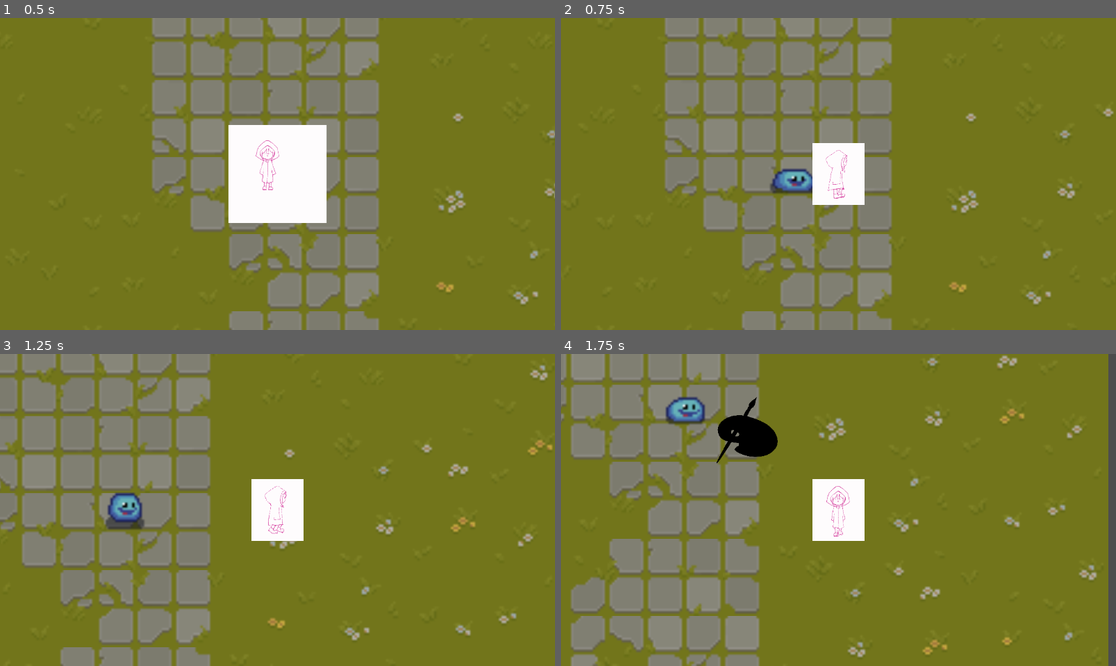
Above: before the commit, frames 1-4 (two rows, left to right).
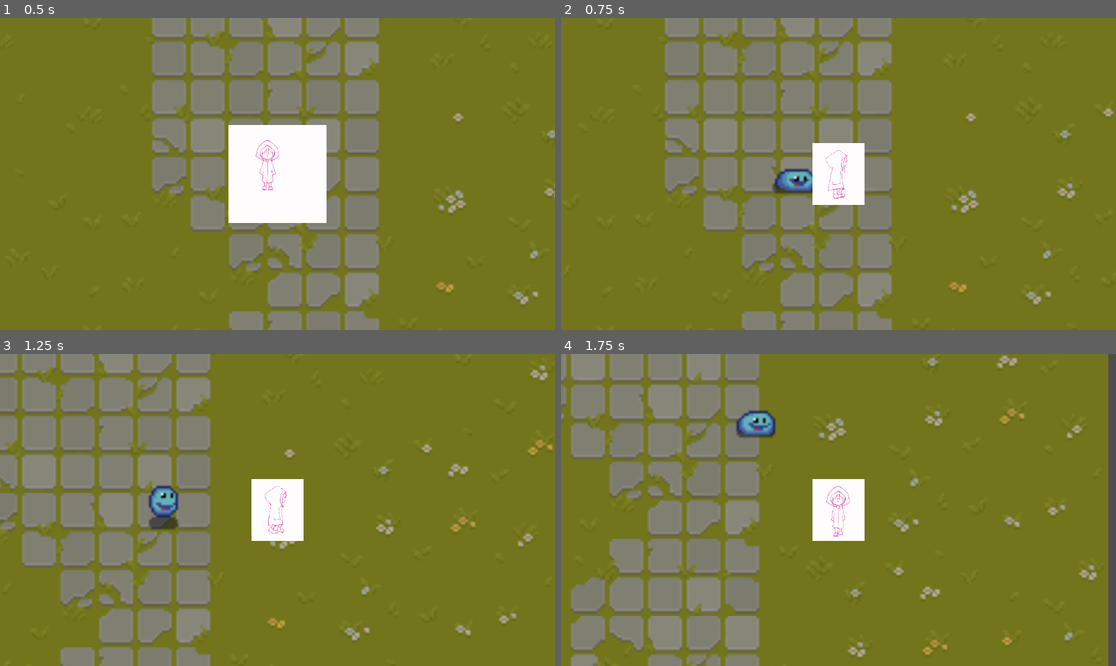
Above: after the commit, the same moments.

Repository: JMSVY-Super-Cool-Group-14/Dye-Chromatic
Game: Godot game, scene res://scenes/game.tscn
Same seed, same stepped clock (60 frames per second), same inputs: the game is played once before the commit and once after it.
Inputs (mouse positions are in pixels of both pictures, inside the frame that each line leads up to):
- Up to frame 1 (0.5 s): no input
- Up to frame 2 (0.75 s): move the mouse to (960, 158) at 0.52 s; hold D (move_right) from 0.53 s (still down); hold F (melee_attack) from 0.53 s (still down)
- Up to frame 3 (1.25 s): keep holding D (move_right); keep holding F (melee_attack)
- Up to frame 4 (1.75 s): move the mouse to (727, 525) at 1.27 s; release D (move_right) at 1.28 s; release F (melee_attack) at 1.28 s; hold S (move_down) from 1.28 s (still down); tap Space (ranged_attack) at 1.35 s

Frame 1 is identical in both runs. In frame 2, 0.2% of the frame differs, in the area x 37-46%, y 48-57%; in frame 3, 1.3%; in frame 4, 1.8%, in the area x 18-40%, y 13-35%.

Commit message:
Attacking state and health

Diff:
--- a/src/scenes/Slime.tscn
+++ b/src/scenes/Slime.tscn
@@ -1,9 +1,10 @@
-[gd_scene load_steps=31 format=3 uid="uid://cudnkh4q0wqm2"]
+[gd_scene load_steps=32 format=3 uid="uid://cudnkh4q0wqm2"]
 
 [ext_resource type="Script" path="res://scripts/Slime/Slime.gd" id="1_xq5uw"]
-[ext_resource type="Texture2D" uid="uid://d4fkbxkq1l7q8" path="res://assets/legacy/slime.png" id="2_ml24s"]
+[ext_resource type="Texture2D" uid="uid://do72n2a2cwvvc" path="res://assets/legacy/slime.png" id="2_ml24s"]
 [ext_resource type="Script" path="res://scenes/SlimeStateMachine.gd" id="3_jmprd"]
 [ext_resource type="Script" path="res://scripts/Slime/SlimeIdle.gd" id="4_oge4w"]
+[ext_resource type="Script" path="res://scenes/SlimeAttack.gd" id="5_gt5dj"]
 [ext_resource type="Script" path="res://scenes/SlimeChase.gd" id="5_h3vwk"]
 
 [sub_resource type="AtlasTexture" id="AtlasTexture_8vqlx"]
@@ -219,3 +220,10 @@
 [node name="Chase" type="Node" parent="State Machine" node_paths=PackedStringArray("Slime")]
 script = ExtResource("5_h3vwk")
 Slime = NodePath("../..")
+
+[node name="Attack" type="Node" parent="State Machine" node_paths=PackedStringArray("Slime")]
+script = ExtResource("5_gt5dj")
+Slime = NodePath("../..")
+
+[connection signal="body_entered" from="Hit Box" to="." method="_on_hit_box_body_entered"]
+[connection signal="body_exited" from="Hit Box" to="State Machine/Attack" method="_on_hit_box_body_exited"]
--- /dev/null
+++ b/src/scenes/SlimeAttack.gd
@@ -0,0 +1,31 @@
+extends State
+class_name SlimeAttack
+
+@export var Slime : CharacterBody2D
+@export var attack_speed := 3.0
+@export var attack_dmg := 1.0
+
+
+@onready var player =  get_node("../../../Player")
+var cooldown = false
+var timer = null
+
+
+func attack():
+	if !cooldown:
+		print("attack")
+		cooldown = true
+		get_tree().create_timer(attack_speed).timeout.connect(func(): cooldown = false)
+
+func _enter_state():
+	attack()
+
+func _state_update(delta : float):
+	attack()
+
+func _state_physics_update(delta : float):
+	if player != null:
+		var direction = player.global_position - Slime.global_position
+
+		if direction.length() > 10:
+			get_node("..")._change_state($"../Chase")
--- a/src/scenes/SlimeChase.gd
+++ b/src/scenes/SlimeChase.gd
@@ -2,10 +2,11 @@
 class_name SlimeChase
 
 @export var Slime : CharacterBody2D
-@export var move_speed := 10.0
-@export var detect_range := 25000.0
+@export var move_speed := 40.0
+@export var detect_range := 50.0
 
 @onready var player =  get_node("../../../Player")
+
 
 func _enter_state():
 	print("Chase")
@@ -14,7 +15,6 @@
 	pass
 
 func _state_physics_update(delta : float):
-
 	if player != null:
 		var direction = player.global_position - Slime.global_position
 
@@ -22,8 +22,12 @@
 			Slime.velocity = direction.normalized() * move_speed
 
 		else:
-			Slime.velocity = Vector2()
+			Slime.velocity = Vector2.ZERO
 
 		if direction.length() > 100:
 			print("Out of range")
 			get_node("..")._change_state($"../Idle")
+
+		if direction.length() <= 10:
+			print("Attack range")
+			get_node("..")._change_state($"../Attack")
--- a/src/scenes/game.tscn
+++ b/src/scenes/game.tscn
@@ -1,10 +1,10 @@
 [gd_scene load_steps=10 format=3 uid="uid://cdbtgk1s6v0xp"]
 
-[ext_resource type="Texture2D" uid="uid://1wijyuteg8kk" path="res://assets/legacy/Pixel Art Top Down - Basic/Texture/TX Tileset Grass.png" id="1_ihwfy"]
+[ext_resource type="Texture2D" uid="uid://dlg5c7ybm1kpe" path="res://assets/legacy/Pixel Art Top Down - Basic/Texture/TX Tileset Grass.png" id="1_ihwfy"]
 [ext_resource type="Script" path="res://scripts/game.gd" id="1_ldp0g"]
 [ext_resource type="Script" path="res://scripts/StateMachine/GameFSM.gd" id="2_1y0vn"]
 [ext_resource type="PackedScene" uid="uid://cudnkh4q0wqm2" path="res://scenes/Slime.tscn" id="2_h5rq2"]
-[ext_resource type="PackedScene" uid="uid://b8sokesd0rypv" path="res://scenes/Player.tscn" id="2_mpbna"]
+[ext_resource type="PackedScene" uid="uid://b8sokesd0rypv" path="res://scenes/player.tscn" id="2_mpbna"]
 [ext_resource type="Script" path="res://scripts/StateMachine/startState.gd" id="3_6d48n"]
 [ext_resource type="Script" path="res://scripts/player.gd" id="5_370t1"]
 
--- a/src/scenes/player.tscn
+++ b/src/scenes/player.tscn
@@ -184,7 +184,7 @@
 
 [sub_resource type="CapsuleShape2D" id="CapsuleShape2D_ugejp"]
 
-[node name="Player" type="Area2D"]
+[node name="Player" type="Area2D" groups=["player"]]
 
 [node name="AnimatedSprite2D" type="AnimatedSprite2D" parent="."]
 scale = Vector2(0.1, 0.1)
--- a/src/scripts/Slime/Slime.gd
+++ b/src/scripts/Slime/Slime.gd
@@ -1,7 +1,10 @@
 extends CharacterBody2D
 class_name Slime
 
+@export var health := 100
 
+func take_dmg(dmg):
+	health -= dmg
 
 func _physics_process(delta):
 	move_and_slide()
--- a/src/scripts/Slime/SlimeIdle.gd
+++ b/src/scripts/Slime/SlimeIdle.gd
@@ -29,6 +29,9 @@
 	if player != null:
 		var direction = player.global_position - Slime.global_position
 
-		if direction.length() < 30:
+		if direction.length() < 50:
 			print("In range")
 			get_node("..")._change_state($"../Chase")
+
+		if direction.length() <= 10:
+			get_node("..")._change_state($"../Attack")
Not shown: 1 places in src/scenes/player.tscn that only renumber resources
